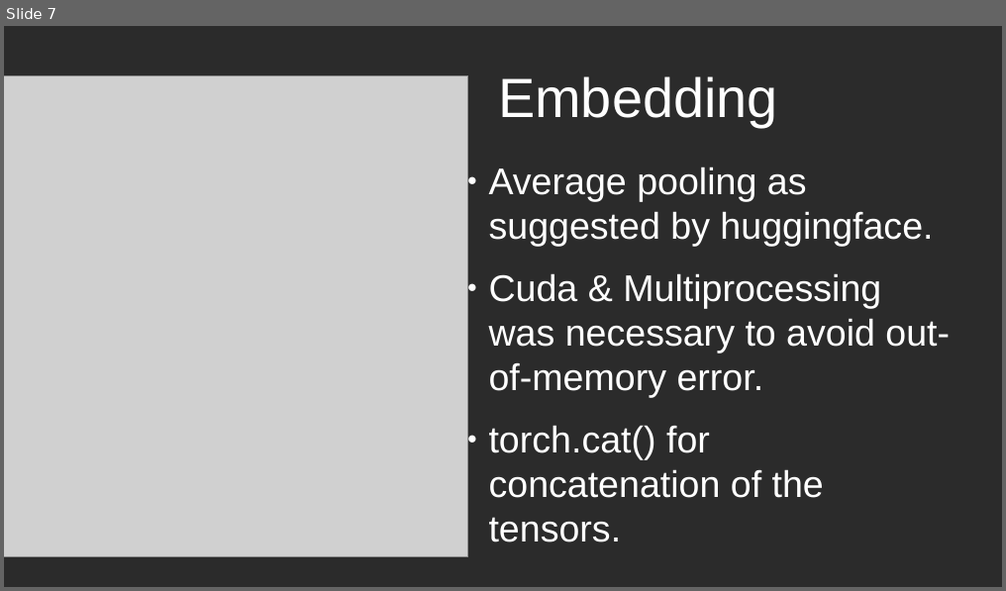
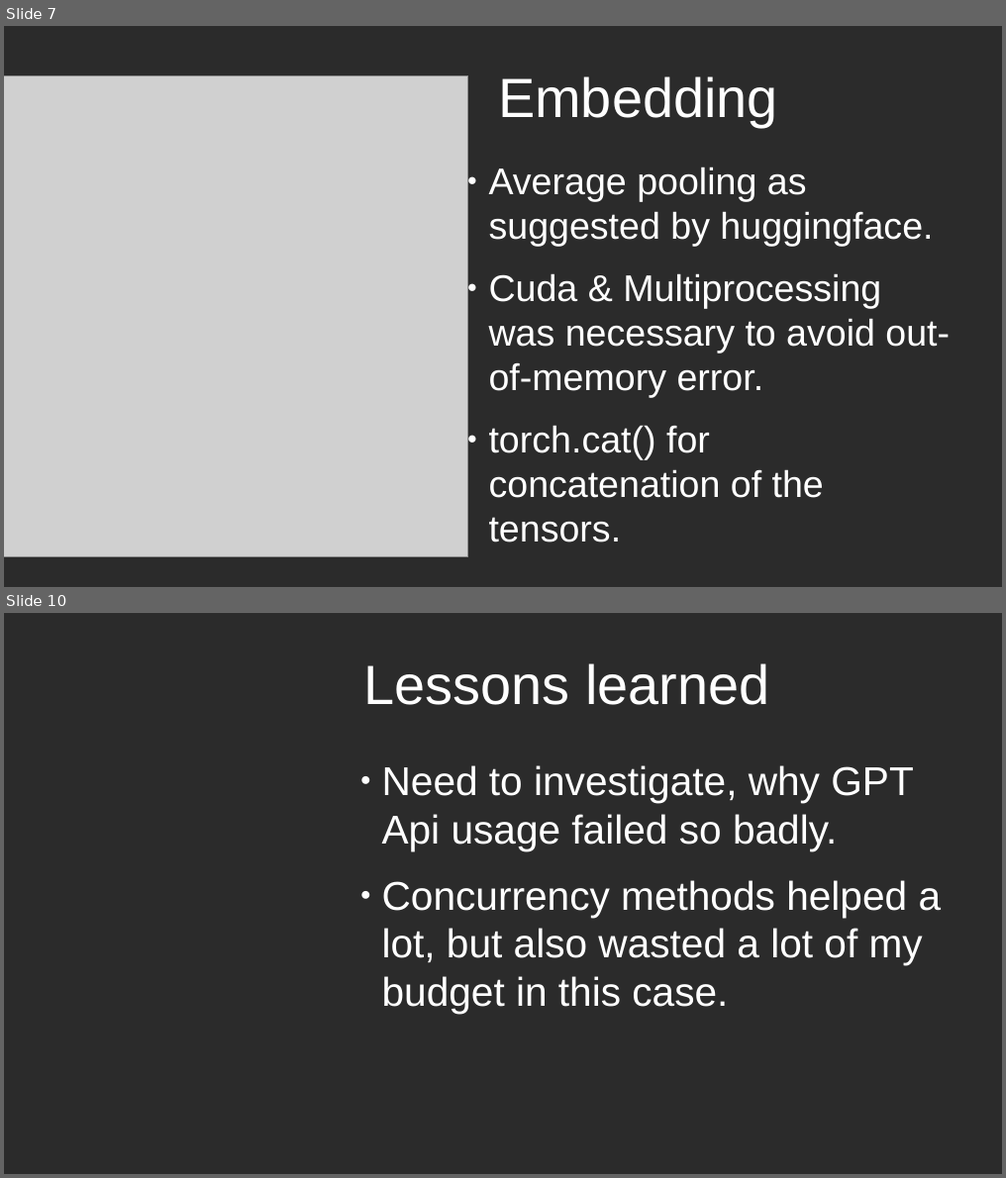
Before and after one commit to platibyte/taproject, a slide deck: GPT E5 word embedding.odp. Shown one above the other, each under a label of ours: slide 7 before the commit, slides 7 and 10 after it; the slides between them are not shown. The pictures are 1006x591 and 1006x1178 pixels, drawn with LibreOffice and Linux fonts; fonts in the diff are those of the drawing; grey boxes stand for pictures; background and template pictures are left out; a plain dark background stands for a picture behind light text. Boxes give left, top, right and bottom in pixels: in the first picture for what was removed or moved away, otherwise in the second. Text is boxed around its words. In the diff, an @@ line names an element or a change of style, - is before the commit and + after.

```diff
--- a/GPT E5 word embedding.odp
+++ b/GPT E5 word embedding.odp
@@ slide 10 added at (4, 613, 1002, 1174), background picture (left out) @@
@@ title added at (364, 663, 769, 705), 44 pt, text #FFFFFF @@
+Lessons learned
@@ text added at (382, 765, 942, 1014), 32 pt, text #FFFFFF @@
+● Need to investigate, why GPT Api usage failed so badly.
+● Concurrency methods helped a lot, but also wasted a lot of my budget in this case.
```
Also in this commit, not shown: 2 other slides added, 1 slide removed, 2 other files.
